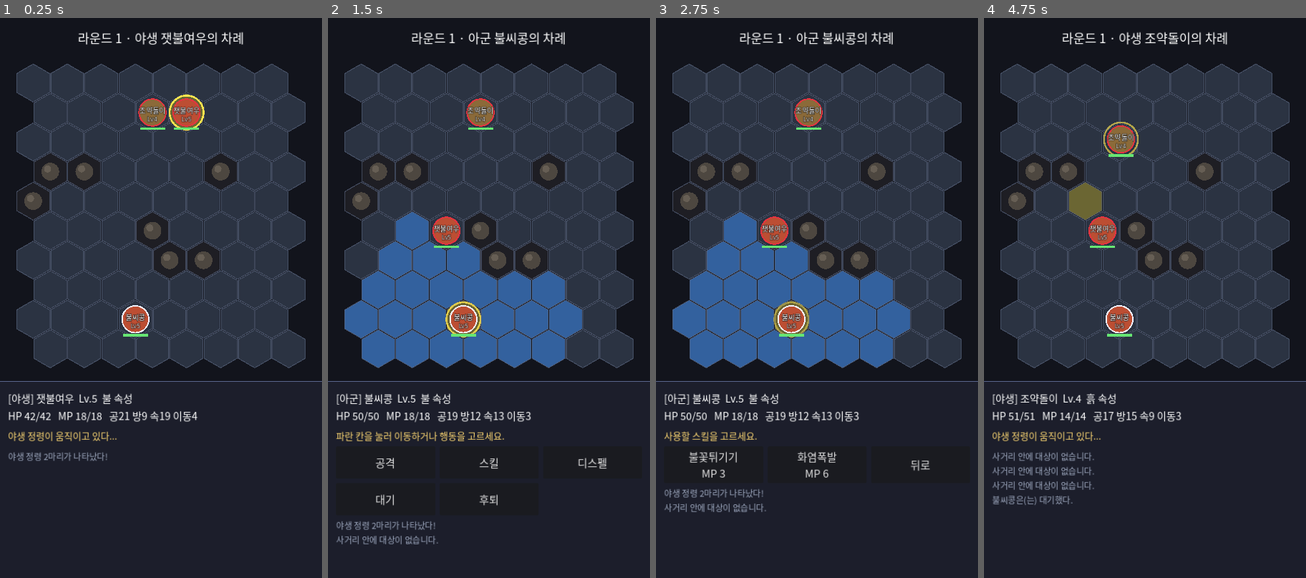
Above: before the commit, frames 1-4 (left to right).
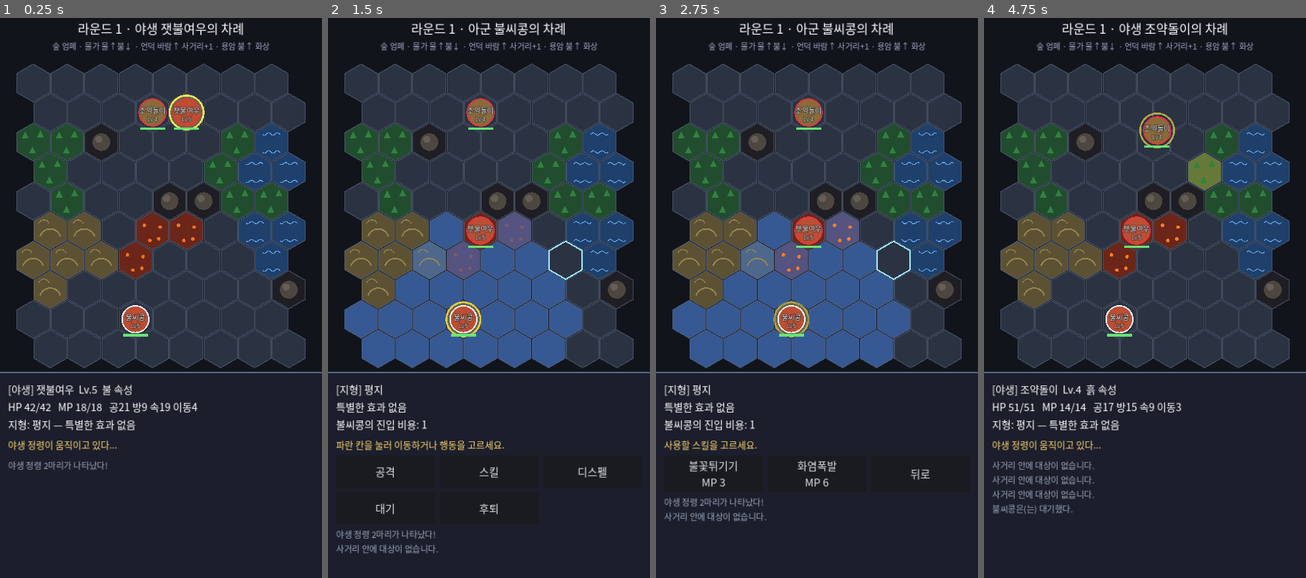
Above: after the commit, the same moments.

Repository: sumsae-claude/spirits
Game: Godot game, scene res://scenes/battle.tscn
The game is run twice, just before and just after one commit, with the same random seed, the same clock (stepped at 60 frames per second) and the same inputs. This scene is started directly instead of the project's main scene.
Inputs (mouse positions are in pixels of both pictures, inside the frame that each line leads up to):
- Up to frame 1 (0.25 s): no input
- Up to frame 2 (1.5 s): move the mouse to (559, 264) at 0.52 s; click (559, 264) at 0.67 s; click "공격" at 1.25 s
- Up to frame 3 (2.75 s): click "스킬" at 2 s
- Up to frame 4 (4.75 s): click "불꽃튀기기 MP 3" at 2.75 s; click "디스펠" at 3.5 s; click "대기" at 4.25 s

The runs differ from the first frame. In frame 1, 20% of the frame differs, in the area x 0-100%, y 0-81%; in frame 2, 21%; in frame 3, 21%; in frame 4, 23%, in the area x 0-100%, y 0-89%.

Commit message:
지형 효과 추가: 숲·물가·언덕·용암지대·바위
- data/terrain.json: 지형별 이동 비용, 공격/방어 배율, 사거리 보너스, 라운드 회복·화상
- 이동 범위를 지형 비용 기반 다익스트라로 계산
- 피해 공식에 공격자/방어자 지형 배율 반영 (미리보기·AI 포함)
- 무작위 지형 덩어리 생성, 지형 그림 표시, 빈 칸 탭 시 지형 정보
- 적 AI가 엄폐·회복 지형을 선호하고 화상 지형을 피함

Co-Authored-By: Claude Opus 5.5 <noreply@anthropic.com>
Claude-Session: https://claude.ai/code/session_01XdcYgdvZfU6AFntceMSXkE

Diff:
--- /dev/null
+++ b/data/terrain.json
@@ -0,0 +1,37 @@
+{
+	"plain": {
+		"name": "평지", "color": [0.17, 0.2, 0.26], "passable": true, "move": 1,
+		"desc": "특별한 효과 없음"
+	},
+	"forest": {
+		"name": "숲", "color": [0.13, 0.3, 0.18], "passable": true, "move": 2,
+		"move_by": {"earth": 1},
+		"defense": 0.8,
+		"desc": "이동 2 (흙 1) · 받는 피해 -20%"
+	},
+	"water": {
+		"name": "물가", "color": [0.12, 0.25, 0.42], "passable": true, "move": 2,
+		"move_by": {"water": 1},
+		"attack_by": {"water": 1.2, "fire": 0.8},
+		"regen_by": {"water": 0.1},
+		"desc": "이동 2 (물 1) · 물 피해 +20%, 매 라운드 회복 · 불 피해 -20%"
+	},
+	"hill": {
+		"name": "언덕", "color": [0.36, 0.32, 0.2], "passable": true, "move": 2,
+		"move_by": {"wind": 1},
+		"attack_by": {"wind": 1.2},
+		"range_bonus": 1,
+		"desc": "이동 2 (바람 1) · 바람 피해 +20% · 원거리 스킬 사거리 +1"
+	},
+	"lava": {
+		"name": "용암지대", "color": [0.42, 0.15, 0.1], "passable": true, "move": 1,
+		"attack_by": {"fire": 1.2},
+		"regen_by": {"fire": 0.1},
+		"burn": 0.08,
+		"desc": "불 피해 +20%, 불 정령 매 라운드 회복 · 그 외 매 라운드 8% 화상"
+	},
+	"rock": {
+		"name": "바위", "color": [0.12, 0.12, 0.14], "passable": false, "move": 99,
+		"desc": "지나갈 수 없음"
+	}
+}
--- a/scripts/autoload/game_data.gd
+++ b/scripts/autoload/game_data.gd
@@ -18,6 +18,7 @@
 var species: Dictionary = {}
 var skills: Dictionary = {}
 var equipment: Dictionary = {}
+var terrains: Dictionary = {}
 
 var ui_font: Font
 var theme: Theme
@@ -27,6 +28,7 @@
 	species = _load_json("res://data/spirits.json")
 	skills = _load_json("res://data/skills.json")
 	equipment = _load_json("res://data/equipment.json")
+	terrains = _load_json("res://data/terrain.json")
 	_setup_theme()
 
 
@@ -96,6 +98,59 @@
 	return " ".join(parts)
 
 
+# ---------------------------------------------------------------- 지형
+
+func terrain_info(tid: String) -> Dictionary:
+	if terrains.has(tid):
+		return terrains[tid]
+	return terrains.get("plain", {})
+
+
+func terrain_name(tid: String) -> String:
+	return str(terrain_info(tid).get("name", tid))
+
+
+func terrain_passable(tid: String) -> bool:
+	return bool(terrain_info(tid).get("passable", true))
+
+
+func terrain_color(tid: String) -> Color:
+	var c = terrain_info(tid).get("color", [0.17, 0.2, 0.26])
+	return Color(float(c[0]), float(c[1]), float(c[2]))
+
+
+## 이 지형 칸에 들어갈 때 드는 이동력
+func terrain_move_cost(tid: String, el: String) -> int:
+	var t := terrain_info(tid)
+	var by: Dictionary = t.get("move_by", {})
+	return int(by.get(el, t.get("move", 1)))
+
+
+## 이 지형 위에서 공격할 때 피해 배율 (공격자 속성 기준)
+func terrain_attack_mult(tid: String, el: String) -> float:
+	var by: Dictionary = terrain_info(tid).get("attack_by", {})
+	return float(by.get(el, 1.0))
+
+
+## 이 지형 위에서 공격받을 때 피해 배율
+func terrain_defense_mult(tid: String) -> float:
+	return float(terrain_info(tid).get("defense", 1.0))
+
+
+## 원거리(최대 사거리 2 이상) 스킬 사거리 보너스
+func terrain_range_bonus(tid: String) -> int:
+	return int(terrain_info(tid).get("range_bonus", 0))
+
+
+## 라운드 시작 시 최대 HP 대비 회복(+)/피해(-) 비율
+func terrain_round_hp(tid: String, el: String) -> float:
+	var t := terrain_info(tid)
+	var regen: Dictionary = t.get("regen_by", {})
+	if regen.has(el):
+		return float(regen[el])
+	return -float(t.get("burn", 0.0))
+
+
 func equipment_desc(eid: String) -> String:
 	if not equipment.has(eid):
 		return "없음"
--- a/scripts/battle/battle.gd
+++ b/scripts/battle/battle.gd
@@ -8,17 +8,19 @@
 const ROWS := 10
 const HEX_SIZE := 44.0
 const MAP_TOP := 130.0
-const PANEL_HEIGHT := 440.0
+const PANEL_HEIGHT := 460.0
 const ENEMY_DELAY := 0.35
 const ACTION_DELAY := 0.55
-const OBSTACLE_COUNT := 7
 const SPAWN_COLS := [3, 4, 2, 5]
+## [지형 id, 덩어리 개수, 덩어리 크기] — 출발 행(1, 8)을 피해 2~7행에 배치
+const TERRAIN_PLAN := [["forest", 2, 4], ["water", 2, 3], ["hill", 2, 3], ["lava", 1, 3], ["rock", 4, 1]]
+const TERRAIN_ROW_MIN := 2
+const TERRAIN_ROW_MAX := 7
 
 const COLOR_BG := Color(0.07, 0.08, 0.11)
-const COLOR_CELL := Color(0.17, 0.2, 0.26)
-const COLOR_BLOCKED := Color(0.12, 0.12, 0.14)
-const COLOR_MOVE := Color(0.2, 0.38, 0.62)
-const COLOR_ACTIVE_CELL := Color(0.42, 0.4, 0.2)
+const COLOR_MOVE := Color(0.25, 0.5, 0.9)
+const COLOR_TARGET := Color(0.85, 0.2, 0.22)
+const COLOR_ACTIVE_CELL := Color(0.9, 0.8, 0.3)
 const COLOR_OUTLINE := Color(0.35, 0.4, 0.5, 0.6)
 
 var grid: HexGrid
@@ -28,6 +30,7 @@
 var round_num := 0
 var active: BattleUnit = null
 var inspected: BattleUnit = null
+var inspected_cell := Vector2i(-1, -1)  # 유닛 없는 칸을 눌렀을 때 지형 정보 표시용
 ## idle / player / targeting / busy / enemy / over
 var phase := "idle"
 var has_moved := false
@@ -44,6 +47,7 @@
 
 var ui_root: Control
 var turn_label: Label
+var legend_label: Label
 var info_label: Label
 var hint_label: Label
 var action_box: GridContainer
@@ -85,7 +89,7 @@
 	if GameState.current_encounter.is_empty():
 		GameState.current_encounter = GameState.make_encounter()
 
-	_place_obstacles()
+	_generate_terrain()
 	for i in GameState.party.size():
 		_add_unit(GameState.party[i], 0, Vector2i(SPAWN_COLS[i], ROWS - 2))
 	for i in GameState.current_encounter.size():
@@ -94,15 +98,43 @@
 	GameState.current_encounter = []
 
 
-func _place_obstacles() -> void:
-	var placed := 0
+func _generate_terrain() -> void:
+	for plan in TERRAIN_PLAN:
+		for i in int(plan[1]):
+			_grow_cluster(str(plan[0]), int(plan[2]))
+
+
+## 빈 칸 하나에서 시작해 이웃으로 번지며 같은 지형 덩어리를 만든다.
+func _grow_cluster(tid: String, cluster_size: int) -> void:
+	var start := Vector2i(-1, -1)
+	for attempt in 30:
+		var c := Vector2i(rng.randi_range(0, COLS - 1), rng.randi_range(TERRAIN_ROW_MIN, TERRAIN_ROW_MAX))
+		if not grid.terrain.has(c):
+			start = c
+			break
+	if start.x < 0:
+		return
+	var cells: Array[Vector2i] = [start]
+	_set_terrain(start, tid)
 	var tries := 0
-	while placed < OBSTACLE_COUNT and tries < 200:
+	while cells.size() < cluster_size and tries < 20:
 		tries += 1
-		var c := Vector2i(rng.randi_range(0, COLS - 1), rng.randi_range(3, ROWS - 4))
-		if not grid.blocked.has(c):
-			grid.blocked[c] = true
-			placed += 1
+		var from: Vector2i = cells[rng.randi() % cells.size()]
+		var options: Array = []
+		for n in grid.neighbors(from):
+			if not grid.terrain.has(n) and n.y >= TERRAIN_ROW_MIN and n.y <= TERRAIN_ROW_MAX:
+				options.append(n)
+		if options.is_empty():
+			continue
+		var pick: Vector2i = options[rng.randi() % options.size()]
+		cells.append(pick)
+		_set_terrain(pick, tid)
+
+
+func _set_terrain(c: Vector2i, tid: String) -> void:
+	grid.terrain[c] = tid
+	if not GameData.terrain_passable(tid):
+		grid.blocked[c] = true
 
 
 func _add_unit(s: Spirit, team: int, cell: Vector2i) -> void:
@@ -115,6 +147,8 @@
 
 func _start_round() -> void:
 	round_num += 1
+	if round_num > 1:
+		_apply_round_terrain()
 	turn_queue = []
 	for o in units:
 		var u: BattleUnit = o
@@ -127,6 +161,46 @@
 	_next_turn()
 
 
+## 라운드 시작 시 지형 효과: 물가/용암의 회복, 용암 화상
+func _apply_round_terrain() -> void:
+	for o in units:
+		var u: BattleUnit = o
+		if not u.is_active():
+			continue
+		var tid := grid.terrain_at(u.cell)
+		var ratio := GameData.terrain_round_hp(tid, u.spirit.element())
+		if ratio == 0.0:
+			continue
+		var amount := maxi(1, int(round(u.spirit.max_hp() * absf(ratio))))
+		if ratio > 0.0:
+			if u.spirit.hp >= u.spirit.max_hp():
+				continue
+			u.spirit.hp = mini(u.spirit.max_hp(), u.spirit.hp + amount)
+			_effect("+%d" % amount, u.draw_pos, Color(0.5, 1.0, 0.6))
+			_log("%s이(가) %s에서 기운을 회복했다. (+%d)" % [u.spirit.display_name(), GameData.terrain_name(tid), amount])
+		else:
+			u.spirit.hp = maxi(0, u.spirit.hp - amount)
+			_effect("-%d" % amount, u.draw_pos, Color(1.0, 0.55, 0.25))
+			_log("%s이(가) %s의 열기에 %d 피해를 입었다." % [u.spirit.display_name(), GameData.terrain_name(tid), amount])
+			if u.spirit.hp <= 0:
+				_knock_out(u)
+
+
+func _move_cost_fn(u: BattleUnit) -> Callable:
+	var el := u.spirit.element()
+	return func(c: Vector2i) -> int: return GameData.terrain_move_cost(grid.terrain_at(c), el)
+
+
+func _reachable_for(u: BattleUnit) -> Dictionary:
+	return grid.reachable(u.cell, u.spirit.stat("mov"), _occupied(u), _move_cost_fn(u))
+
+
+## 지형까지 반영한 피해 계산. use_rng=false면 기대값.
+func _damage(attacker: BattleUnit, from_cell: Vector2i, target: BattleUnit, power: int, element: String, use_rng: bool) -> int:
+	return BattleLogic.calc_damage(attacker.spirit, target.spirit, power, element,
+		rng if use_rng else null, grid.terrain_at(from_cell), grid.terrain_at(target.cell))
+
+
 func _compare_speed(a: BattleUnit, b: BattleUnit) -> bool:
 	var sa := a.spirit.stat("spd")
 	var sb := b.spirit.stat("spd")
@@ -148,11 +222,12 @@
 	has_moved = false
 	show_skills = false
 	inspected = null
+	inspected_cell = Vector2i(-1, -1)
 	pending = {}
 	targets = {}
 	if active.team == 0:
 		phase = "player"
-		reachable = grid.reachable(active.cell, active.spirit.stat("mov"), _occupied(active))
+		reachable = _reachable_for(active)
 		_mark_ui()
 	else:
 		reachable = {}
@@ -243,6 +318,7 @@
 				_move_player(c)
 			else:
 				inspected = u if u != active else null
+				inspected_cell = c if u == null else Vector2i(-1, -1)
 				_mark_ui()
 		"targeting":
 			if targets.has(c):
@@ -274,6 +350,7 @@
 	phase = "busy"
 	show_skills = false
 	inspected = null
+	inspected_cell = Vector2i(-1, -1)
 	_mark_ui()
 	await _animate_move(active, c)
 	has_moved = true
@@ -360,6 +437,8 @@
 			var sk: Dictionary = GameData.skills[action["skill_id"]]
 			rmin = int(sk["range_min"])
 			rmax = int(sk["range_max"])
+			if rmax >= 2:
+				rmax += GameData.terrain_range_bonus(grid.terrain_at(from_cell))
 		"dispel":
 			rmax = BattleLogic.DISPEL_RANGE
 	var result := {}
@@ -379,12 +458,12 @@
 	var s := u.spirit
 	match str(action["type"]):
 		"attack":
-			var dmg := BattleLogic.calc_damage(s, target.spirit, BattleLogic.BASIC_ATTACK_POWER, s.element(), rng)
+			var dmg := _damage(u, u.cell, target, BattleLogic.BASIC_ATTACK_POWER, s.element(), true)
 			_hit(u, target, dmg, "공격", s.element())
 		"skill":
 			var sk: Dictionary = GameData.skills[action["skill_id"]]
 			s.mp = maxi(0, s.mp - int(sk["mp"]))
-			var skill_dmg := BattleLogic.calc_damage(s, target.spirit, int(sk["power"]), str(sk["element"]), rng)
+			var skill_dmg := _damage(u, u.cell, target, int(sk["power"]), str(sk["element"]), true)
 			_hit(u, target, skill_dmg, str(sk["name"]), str(sk["element"]))
 		"dispel":
 			_try_dispel(u, target)
@@ -403,13 +482,20 @@
 	elif mult < 1.0:
 		msg += " (효과가 별로...)"
 		color = Color(0.7, 0.7, 0.8)
+	var def_tid := grid.terrain_at(target.cell)
+	if GameData.terrain_defense_mult(def_tid) < 1.0:
+		msg += " [%s 엄폐]" % GameData.terrain_name(def_tid)
 	_log(msg)
 	_effect(str(dmg), target.draw_pos, color)
 	if target.spirit.hp <= 0:
-		target.alive = false
-		_log("%s이(가) 쓰러졌다!" % target.spirit.display_name())
-		if target.team == 1:
-			defeated.append(target.spirit)
+		_knock_out(target)
+
+
+func _knock_out(target: BattleUnit) -> void:
+	target.alive = false
+	_log("%s이(가) 쓰러졌다!" % target.spirit.display_name())
+	if target.team == 1:
+		defeated.append(target.spirit)
 
 
 func _try_dispel(u: BattleUnit, target: BattleUnit) -> void:
@@ -452,7 +538,7 @@
 ## 이동 가능한 모든 칸 × 모든 행동 × 모든 대상 중 점수가 가장 높은 조합을 고른다.
 ## 공격할 수 없으면 가장 가까운 아군 쪽으로 다가간다.
 func _plan_enemy(u: BattleUnit) -> Dictionary:
-	var cells := grid.reachable(u.cell, u.spirit.stat("mov"), _occupied(u))
+	var cells := _reachable_for(u)
 	cells[u.cell] = 0
 	var actions := [{"type": "attack"}]
 	for sid in u.spirit.known_skills():
@@ -474,10 +560,11 @@
 			var t := _targets_for(u, cell, action)
 			for tcell in t:
 				var target: BattleUnit = t[tcell]
-				var expected := BattleLogic.calc_damage(u.spirit, target.spirit, power, element)
+				var expected := _damage(u, cell, target, power, element, false)
 				var score := float(mini(expected, target.spirit.hp)) - mp_cost * 0.3
 				if expected >= target.spirit.hp:
 					score += 50.0
+				score += _terrain_score(u, cell)
 				score -= int(cells[cell]) * 0.1  # 같은 값이면 덜 움직이는 쪽
 				if score > best_score:
 					best_score = score
@@ -486,13 +573,22 @@
 		return best
 
 	var best_cell := u.cell
-	var best_dist := 9999
+	var best_value := INF
 	for cell in cells:
-		var d := _nearest_foe_distance(u, cell)
-		if d < best_dist:
-			best_dist = d
+		# 가까울수록, 유리한 지형일수록 좋다
+		var value := float(_nearest_foe_distance(u, cell)) - _terrain_score(u, cell) * 0.25
+		if value < best_value:
+			best_value = value
 			best_cell = cell
 	return {"cell": best_cell}
+
+
+## AI가 칸을 고를 때 쓰는 지형 선호도 (엄폐 + 라운드 회복/화상)
+func _terrain_score(u: BattleUnit, cell: Vector2i) -> float:
+	var tid := grid.terrain_at(cell)
+	var score := (1.0 - GameData.terrain_defense_mult(tid)) * 20.0
+	score += GameData.terrain_round_hp(tid, u.spirit.element()) * 40.0
+	return score
 
 
 func _nearest_foe_distance(u: BattleUnit, cell: Vector2i) -> int:
@@ -514,12 +610,12 @@
 			var center := grid.to_pixel(c)
 			var pts := grid.corners(center, HEX_SIZE - 1.5)
 			draw_colored_polygon(pts, _cell_color(c))
+			_draw_terrain_deco(grid.terrain_at(c), center)
 			var outline := pts.duplicate()
 			outline.append(pts[0])
 			draw_polyline(outline, COLOR_OUTLINE, 2.0)
-			if grid.blocked.has(c):
-				draw_circle(center, HEX_SIZE * 0.45, Color(0.3, 0.28, 0.25))
-				draw_circle(center + Vector2(-6, -6), HEX_SIZE * 0.18, Color(0.4, 0.37, 0.33))
+			if c == inspected_cell:
+				draw_polyline(outline, Color(0.6, 0.9, 1.0), 3.0)
 
 	for o in units:
 		var u: BattleUnit = o
@@ -538,17 +634,46 @@
 		_draw_text(str(e["text"]), e["pos"] + Vector2(0, -50.0 * float(e["t"]) - 10.0), 28, col)
 
 
+## 지형 색 위에 이동 가능/대상/현재 차례 표시를 섞는다.
 func _cell_color(c: Vector2i) -> Color:
+	var base := GameData.terrain_color(grid.terrain_at(c))
 	if grid.blocked.has(c):
-		return COLOR_BLOCKED
+		return base
 	if phase == "targeting" and targets.has(c):
 		var pulse := 0.5 + 0.5 * sin(time * 6.0)
-		return Color(0.55 + 0.15 * pulse, 0.2, 0.22)
+		return base.lerp(COLOR_TARGET, 0.5 + 0.2 * pulse)
 	if phase == "player" and not has_moved and reachable.has(c):
-		return COLOR_MOVE
+		return base.lerp(COLOR_MOVE, 0.5)
 	if active != null and active.cell == c:
-		return COLOR_ACTIVE_CELL
-	return COLOR_CELL
+		return base.lerp(COLOR_ACTIVE_CELL, 0.35)
+	return base
+
+
+## 지형을 알아볼 수 있게 간단한 도형을 그린다. (아트 작업 전 임시)
+func _draw_terrain_deco(tid: String, center: Vector2) -> void:
+	match tid:
+		"forest":
+			for off in [Vector2(-18, -14), Vector2(16, -16), Vector2(-2, 20)]:
+				var p: Vector2 = center + off
+				draw_colored_polygon(PackedVector2Array([p + Vector2(0, -10), p + Vector2(8, 6), p + Vector2(-8, 6)]),
+					Color(0.2, 0.5, 0.25))
+		"water":
+			for dy in [-18.0, 22.0]:
+				var pts := PackedVector2Array()
+				for i in 9:
+					var x := -20.0 + 5.0 * i
+					pts.append(center + Vector2(x, dy + sin(i * 1.6 + time * 2.0) * 3.0))
+				draw_polyline(pts, Color(0.45, 0.7, 1.0, 0.8), 2.0)
+		"hill":
+			draw_arc(center + Vector2(0, 20), 24.0, PI * 1.1, PI * 1.9, 12, Color(0.6, 0.52, 0.32), 3.0)
+			draw_arc(center + Vector2(-14, -12), 12.0, PI * 1.1, PI * 1.9, 8, Color(0.6, 0.52, 0.32), 2.0)
+		"lava":
+			var glow := 0.6 + 0.4 * sin(time * 3.0)
+			for off in [Vector2(-18, -12), Vector2(17, -8), Vector2(-6, 22), Vector2(14, 18)]:
+				draw_circle(center + off, 4.0, Color(1.0, 0.5, 0.15, glow))
+		"rock":
+			draw_circle(center, HEX_SIZE * 0.45, Color(0.3, 0.28, 0.25))
+			draw_circle(center + Vector2(-6, -6), HEX_SIZE * 0.18, Color(0.4, 0.37, 0.33))
 
 
 func _draw_unit(u: BattleUnit) -> void:
@@ -585,9 +710,9 @@
 			return "%d%%" % int(round(BattleLogic.dispel_chance(active.spirit, t.spirit) * 100.0))
 		"skill":
 			var sk: Dictionary = GameData.skills[pending["skill_id"]]
-			return "-%d" % BattleLogic.calc_damage(active.spirit, t.spirit, int(sk["power"]), str(sk["element"]))
+			return "-%d" % _damage(active, active.cell, t, int(sk["power"]), str(sk["element"]), false)
 		"attack":
-			return "-%d" % BattleLogic.calc_damage(active.spirit, t.spirit, BattleLogic.BASIC_ATTACK_POWER, active.spirit.element())
+			return "-%d" % _damage(active, active.cell, t, BattleLogic.BASIC_ATTACK_POWER, active.spirit.element(), false)
 	return ""
 
 
@@ -608,12 +733,22 @@
 
 	turn_label = Label.new()
 	turn_label.set_anchors_and_offsets_preset(Control.PRESET_TOP_WIDE)
-	turn_label.offset_top = 36
-	turn_label.offset_bottom = 110
+	turn_label.offset_top = 28
+	turn_label.offset_bottom = 76
 	turn_label.horizontal_alignment = HORIZONTAL_ALIGNMENT_CENTER
 	turn_label.vertical_alignment = VERTICAL_ALIGNMENT_CENTER
 	turn_label.add_theme_font_size_override("font_size", 28)
 	ui_root.add_child(turn_label)
+
+	legend_label = Label.new()
+	legend_label.set_anchors_and_offsets_preset(Control.PRESET_TOP_WIDE)
+	legend_label.offset_top = 78
+	legend_label.offset_bottom = 112
+	legend_label.horizontal_alignment = HORIZONTAL_ALIGNMENT_CENTER
+	legend_label.add_theme_font_size_override("font_size", 18)
+	legend_label.add_theme_color_override("font_color", UIKit.MUTED)
+	legend_label.text = "숲 엄폐 · 물가 물↑불↓ · 언덕 바람↑ 사거리+1 · 용암 불↑ 화상"
+	ui_root.add_child(legend_label)
 
 	var panel := PanelContainer.new()
 	panel.set_anchors_and_offsets_preset(Control.PRESET_BOTTOM_WIDE)
@@ -664,7 +799,12 @@
 		turn_label.text = "라운드 %d · %s %s의 차례" % [round_num, who, active.spirit.display_name()]
 	elif phase == "over":
 		turn_label.text = "전투 종료"
-	info_label.text = _unit_info(inspected if inspected != null else active)
+	if inspected != null:
+		info_label.text = _unit_info(inspected)
+	elif grid.in_bounds(inspected_cell):
+		info_label.text = _terrain_info(inspected_cell)
+	else:
+		info_label.text = _unit_info(active)
 
 	match phase:
 		"player":
@@ -706,10 +846,26 @@
 		return ""
 	var s := u.spirit
 	var tag := "아군" if u.team == 0 else "야생"
-	return "[%s] %s  Lv.%d  %s 속성\nHP %d/%d   MP %d/%d   공%d 방%d 속%d 이동%d" % [
+	return "[%s] %s  Lv.%d  %s 속성\nHP %d/%d   MP %d/%d   공%d 방%d 속%d 이동%d\n%s" % [
 		tag, s.display_name(), s.level, GameData.element_name(s.element()),
 		s.hp, s.max_hp(), s.mp, s.max_mp(),
-		s.stat("atk"), s.stat("def"), s.stat("spd"), s.stat("mov")]
+		s.stat("atk"), s.stat("def"), s.stat("spd"), s.stat("mov"),
+		_terrain_line(u.cell)]
+
+
+func _terrain_line(c: Vector2i) -> String:
+	var tid := grid.terrain_at(c)
+	var info := GameData.terrain_info(tid)
+	return "지형: %s — %s" % [GameData.terrain_name(tid), str(info.get("desc", ""))]
+
+
+func _terrain_info(c: Vector2i) -> String:
+	var tid := grid.terrain_at(c)
+	var text := "[지형] %s\n%s" % [GameData.terrain_name(tid), str(GameData.terrain_info(tid).get("desc", ""))]
+	if active != null and GameData.terrain_passable(tid):
+		text += "\n%s의 진입 비용: %d" % [active.spirit.display_name(),
+			GameData.terrain_move_cost(tid, active.spirit.element())]
+	return text
 
 
 func _log(text: String) -> void:
--- a/scripts/battle/battle_logic.gd
+++ b/scripts/battle/battle_logic.gd
@@ -8,12 +8,16 @@
 const MP_REGEN_PER_ROUND := 2
 
 
-## 피해량 = 공격 × (위력/40) × 20/(20+방어) × 속성배율 × 난수(0.9~1.1)
+## 피해량 = 공격 × (위력/40) × 20/(20+방어) × 속성배율 × 지형배율 × 난수(0.9~1.1)
+## 지형배율 = 공격자 지형의 공격 보정(공격자 속성 기준) × 방어자 지형의 방어 보정
 ## rng가 null이면 난수 없이 기대값을 계산 (AI, 미리보기용).
-static func calc_damage(attacker: Spirit, defender: Spirit, power: int, element: String, rng: RandomNumberGenerator = null) -> int:
+static func calc_damage(attacker: Spirit, defender: Spirit, power: int, element: String,
+		rng: RandomNumberGenerator = null, attacker_terrain: String = "plain", defender_terrain: String = "plain") -> int:
 	var atk := float(attacker.stat("atk"))
 	var defense := float(defender.stat("def"))
 	var mult := GameData.element_multiplier(element, defender.element())
+	mult *= GameData.terrain_attack_mult(attacker_terrain, attacker.element())
+	mult *= GameData.terrain_defense_mult(defender_terrain)
 	var dmg := atk * float(power) / 40.0 * 20.0 / (20.0 + defense) * mult
 	if rng != null:
 		dmg *= rng.randf_range(0.9, 1.1)
--- a/scripts/battle/hex_grid.gd
+++ b/scripts/battle/hex_grid.gd
@@ -11,7 +11,8 @@
 var rows: int
 var size: float       # 육각형 중심~꼭짓점 거리
 var origin: Vector2   # (0, 0) 칸의 중심 픽셀 좌표
-var blocked: Dictionary = {}  # Vector2i -> true (바위 등 장애물)
+var blocked: Dictionary = {}  # Vector2i -> true (바위 등 지나갈 수 없는 칸)
+var terrain: Dictionary = {}  # Vector2i -> 지형 id (없으면 "plain")
 
 
 func _init(p_cols: int, p_rows: int, p_size: float, p_origin: Vector2) -> void:
@@ -23,6 +24,10 @@
 
 func in_bounds(c: Vector2i) -> bool:
 	return c.x >= 0 and c.y >= 0 and c.x < cols and c.y < rows
+
+
+func terrain_at(c: Vector2i) -> String:
+	return str(terrain.get(c, "plain"))
 
 
 func is_walkable(c: Vector2i) -> bool:
@@ -83,21 +88,31 @@
 	return result
 
 
-## start에서 move 칸 이내로 갈 수 있는 칸 -> 이동 비용 (start 제외).
+## start에서 이동력 move 이내로 갈 수 있는 칸 -> 누적 이동 비용 (start 제외).
+## cost_fn(칸) -> int 는 그 칸에 들어갈 때 드는 비용. (지형별로 다름)
 ## occupied에 있는 칸(다른 유닛)은 지나갈 수도, 멈출 수도 없다.
-func reachable(start: Vector2i, move: int, occupied: Dictionary) -> Dictionary:
+func reachable(start: Vector2i, move: int, occupied: Dictionary, cost_fn: Callable) -> Dictionary:
 	var costs := {start: 0}
-	var frontier: Array[Vector2i] = [start]
-	while not frontier.is_empty():
-		var cur: Vector2i = frontier.pop_front()
+	var open: Array[Vector2i] = [start]
+	while not open.is_empty():
+		# 비용이 가장 낮은 칸부터 (맵이 작아 선형 탐색으로 충분한 다익스트라)
+		var best_i := 0
+		for i in range(1, open.size()):
+			if int(costs[open[i]]) < int(costs[open[best_i]]):
+				best_i = i
+		var cur: Vector2i = open[best_i]
+		open.remove_at(best_i)
 		var cost: int = costs[cur]
-		if cost >= move:
-			continue
 		for n in neighbors(cur):
-			if costs.has(n) or not is_walkable(n) or occupied.has(n):
+			if not is_walkable(n) or occupied.has(n):
 				continue
-			costs[n] = cost + 1
-			frontier.append(n)
+			var next_cost: int = cost + int(cost_fn.call(n))
+			if next_cost > move:
+				continue
+			if not costs.has(n) or next_cost < int(costs[n]):
+				costs[n] = next_cost
+				if not open.has(n):
+					open.append(n)
 	costs.erase(start)
 	return costs
 
